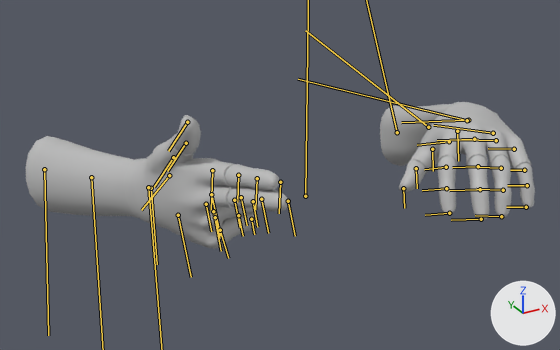
The FBX model Art Share/TeensySummer/images/PLAYER/ANIM_playerLeft_AFK.fbx as it was, and as the next commit left it.
The view is the same before and after, from a camera (50 mm lens) standing at (-0.395, -0.66, 0.363) and looking at (-0.018, 0.025, 0.02). Arrows for +X, +Y and +Z are at lower right; the lights stay in place. Both versions are drawn at frame 305 of the action 'Take 001'; the numbers are the values there. The bones that bend it are drawn over the model as lines.

In view in the first picture: 'MESH_player'.
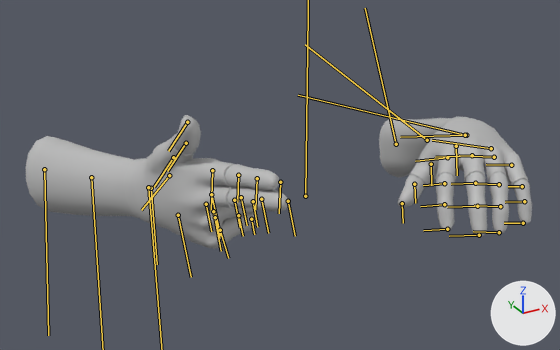
The edits, one by one:
Bone 'l_armLower_skin' (bone_l_armlower_skin) moves from (-0.46, -3.11, -11.79) to (-0.46, -4.92, -11.79).

Pixel boxes [x1, y1, x2, y2] of what changed, in the pictures (560 x 350 px):
'MESH_player', posed (9% shorter)
    before: [25, 102, 535, 249]
    after: [25, 115, 532, 249]
